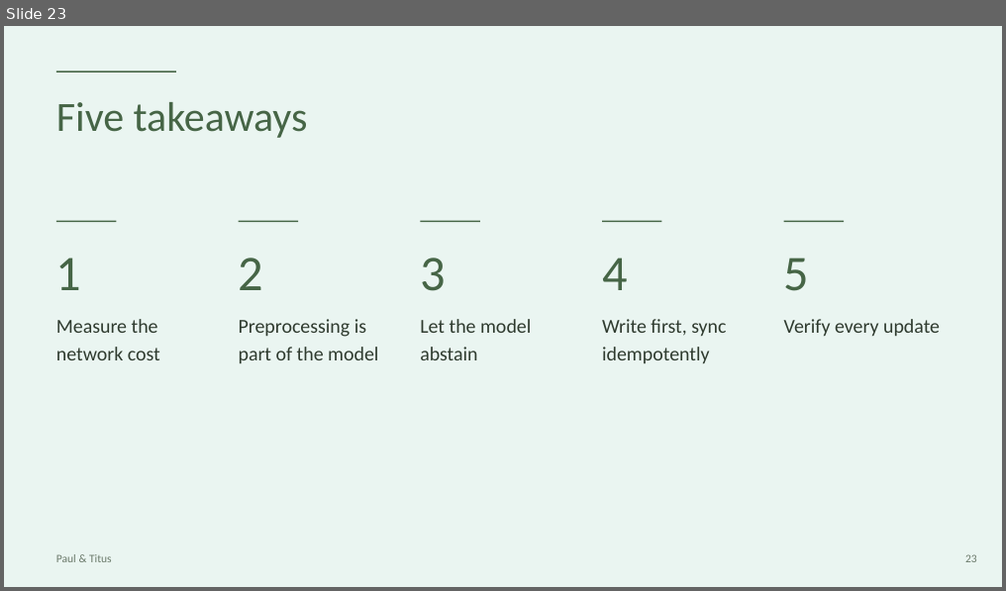
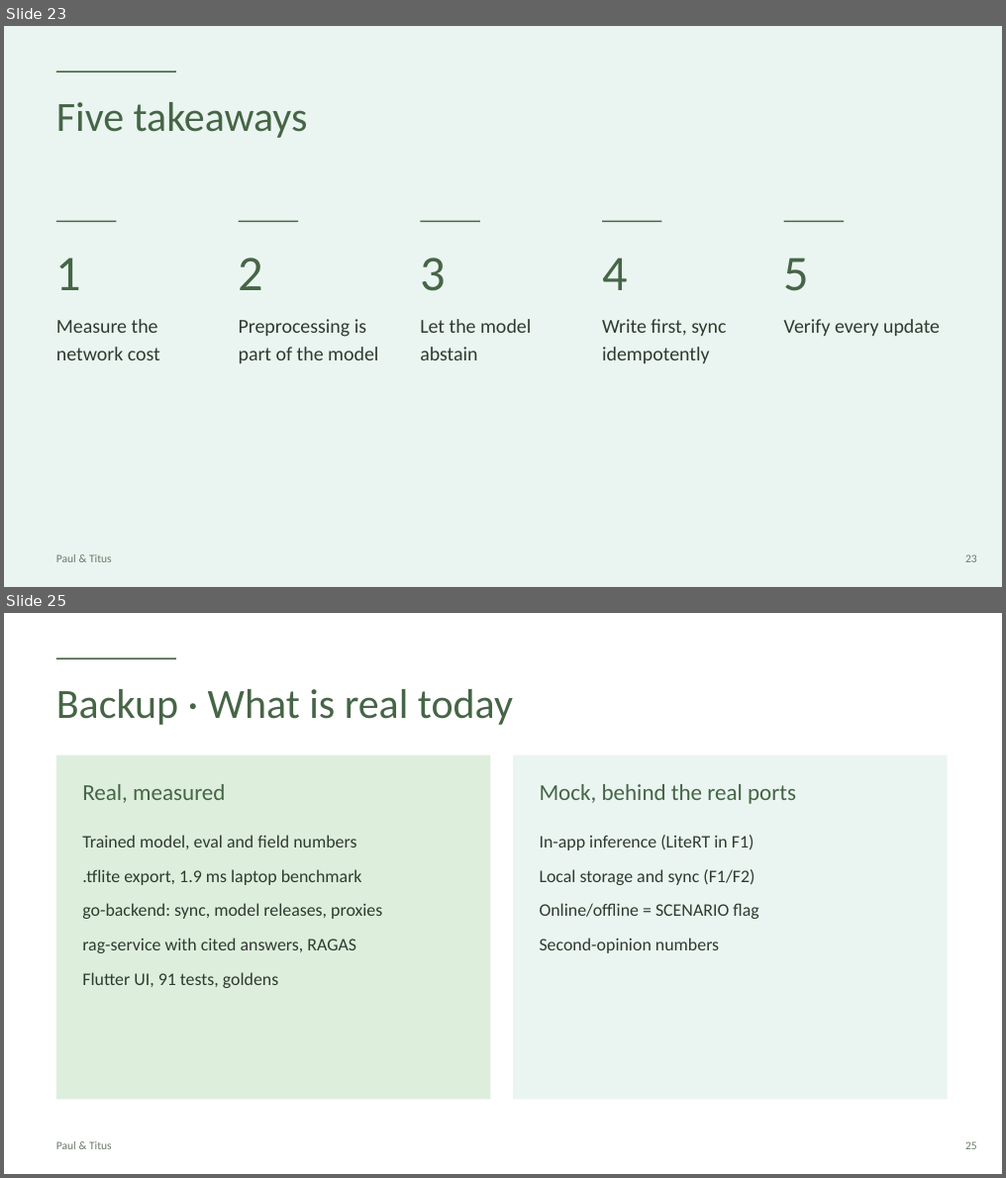
Before and after one commit to Paulmburu/ai-crop-disease-platform, a slide deck: docs/presentation/LeafCheck_FlutterconKE.pptx. Shown one above the other, each under a label of ours: slide 23 before the commit, slides 23 and 25 after it; the slides between them are not shown. The pictures are 1006x591 and 1006x1178 pixels, drawn with LibreOffice and Linux fonts; fonts in the diff are those of the drawing. Boxes give left, top, right and bottom in pixels: in the first picture for what was removed or moved away, otherwise in the second. Text is boxed around its words. In the diff, an @@ line names an element or a change of style, - is before the commit and + after.

```diff
--- a/docs/presentation/LeafCheck_FlutterconKE.pptx
+++ b/docs/presentation/LeafCheck_FlutterconKE.pptx
@@ slide 25 added at (4,613,1002,1174), background #FFFFFF @@
@@ rectangle added at (56,658,176,660), fill #466546 @@
@@ text added at (56,689,513,725), 40 pt, text #466546 @@
+Backup · What is real today
@@ rectangle added at (56,756,491,1100), fill #DDEEDD @@
@@ rectangle added at (513,756,947,1100), fill #EAF5F1 @@
@@ text added at (82,784,225,803), 22 pt, text #466546 @@
+Real, measured
@@ text added at (540,784,796,804), 22 pt, text #466546 @@
+Mock, behind the real ports
@@ text added at (82,835,382,988), 17 pt, text #2F3B2F @@
+Trained model, eval and field numbers
+.tflite export, 1.9 ms laptop benchmark
+go-backend: sync, model releases, proxies
+rag-service with cited answers, RAGAS
+Flutter UI, 91 tests, goldens
@@ text added at (540,835,758,954), 17 pt, text #2F3B2F @@
+In-app inference (LiteRT in F1)
+Local storage and sync (F1/F2)
+Online/offline = SCENARIO flag
+Second-opinion numbers
@@ text added at (56,1142,112,1150), 11 pt, text #6B7A6B @@
+Paul & Titus
@@ text added at (965,1142,977,1150), 11 pt, text #6B7A6B @@
+25
```
Also in this commit, not shown: 12 slides changed, 3 other files.
